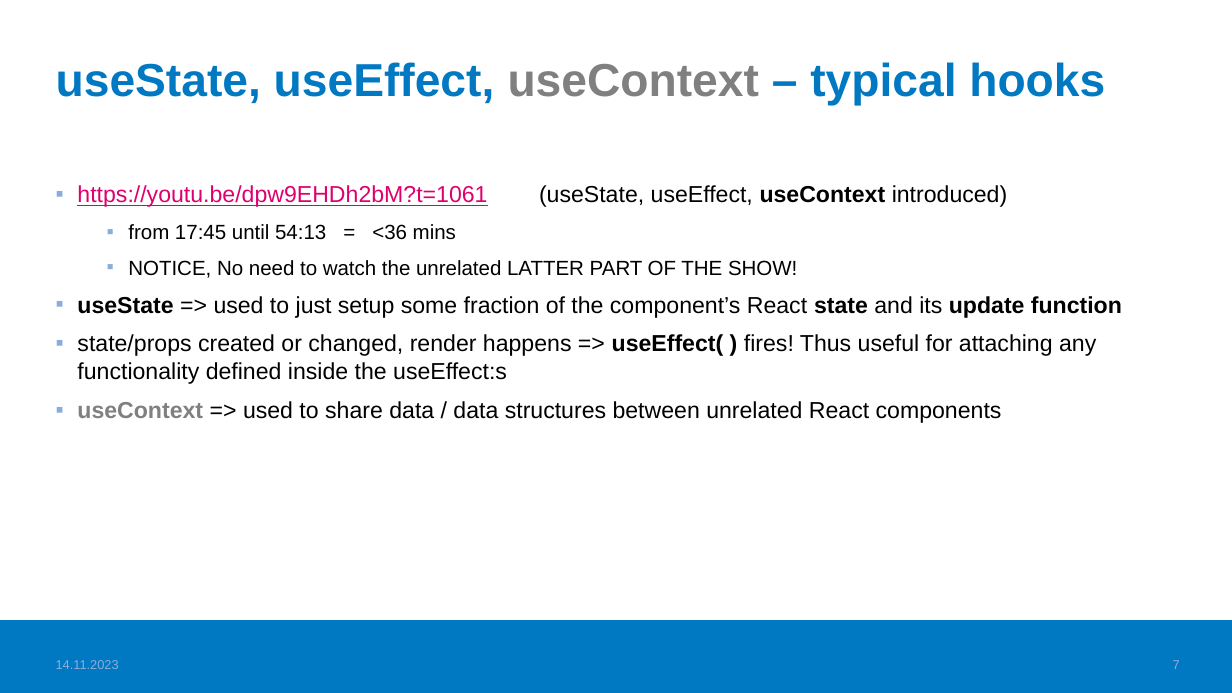
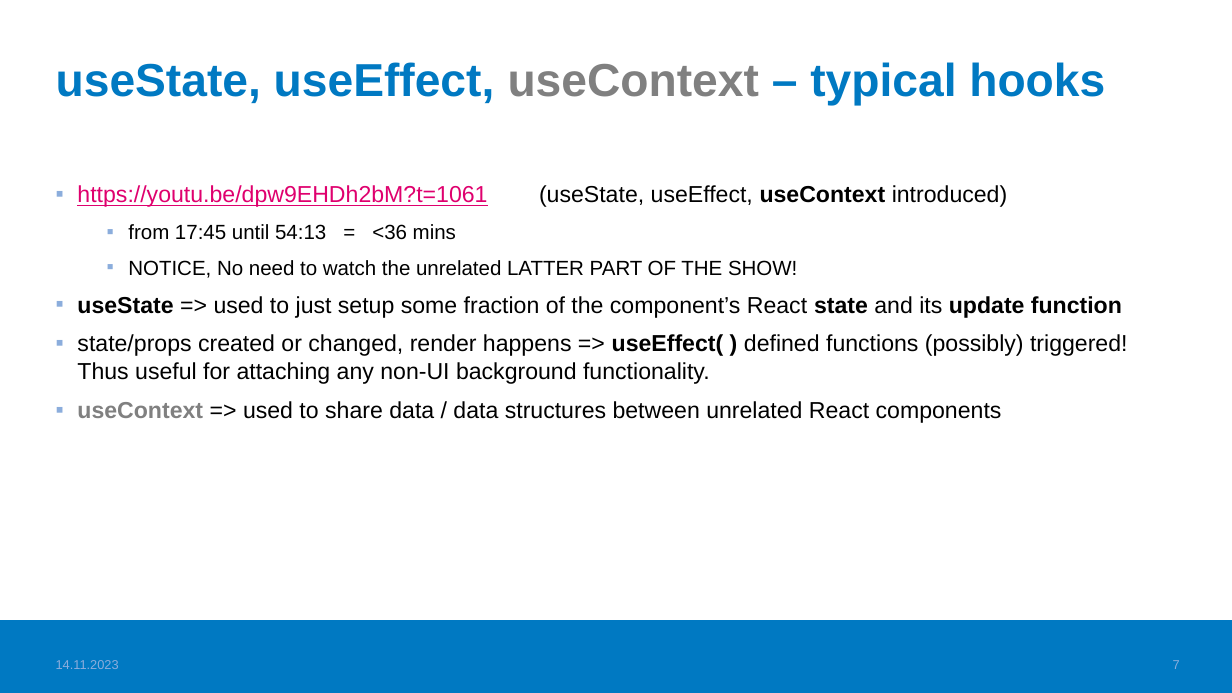
Before and after one commit to valju/docs_frontend_design, a slide deck: slide 7 of FrontendStuff_ForExam.pptx. Drawn at 1232x693 pixels with LibreOffice and Linux fonts; fonts in the diff are those of the drawing; background and template pictures are left out. Boxes give left, top, right and bottom in pixels: in the first picture for what was removed or moved away, otherwise in the second. Text is boxed around its words. In the diff, an @@ line names an element or a change of style, - is before the commit and + after.

```diff
--- a/FrontendStuff_ForExam.pptx
+++ b/FrontendStuff_ForExam.pptx
@@ text at [77, 334, 1128, 384]: text changed @@
-▪ state/props created or changed, render happens => useEffect( ) fires! Thus useful for attaching any functionality defined inside the useEffect:s
+▪ state/props created or changed, render happens => useEffect( ) defined functions (possibly) triggered! Thus useful for attaching any non-UI background functionality.
```
Also in this commit, not shown: 8 other slides changed, 1 other file.
